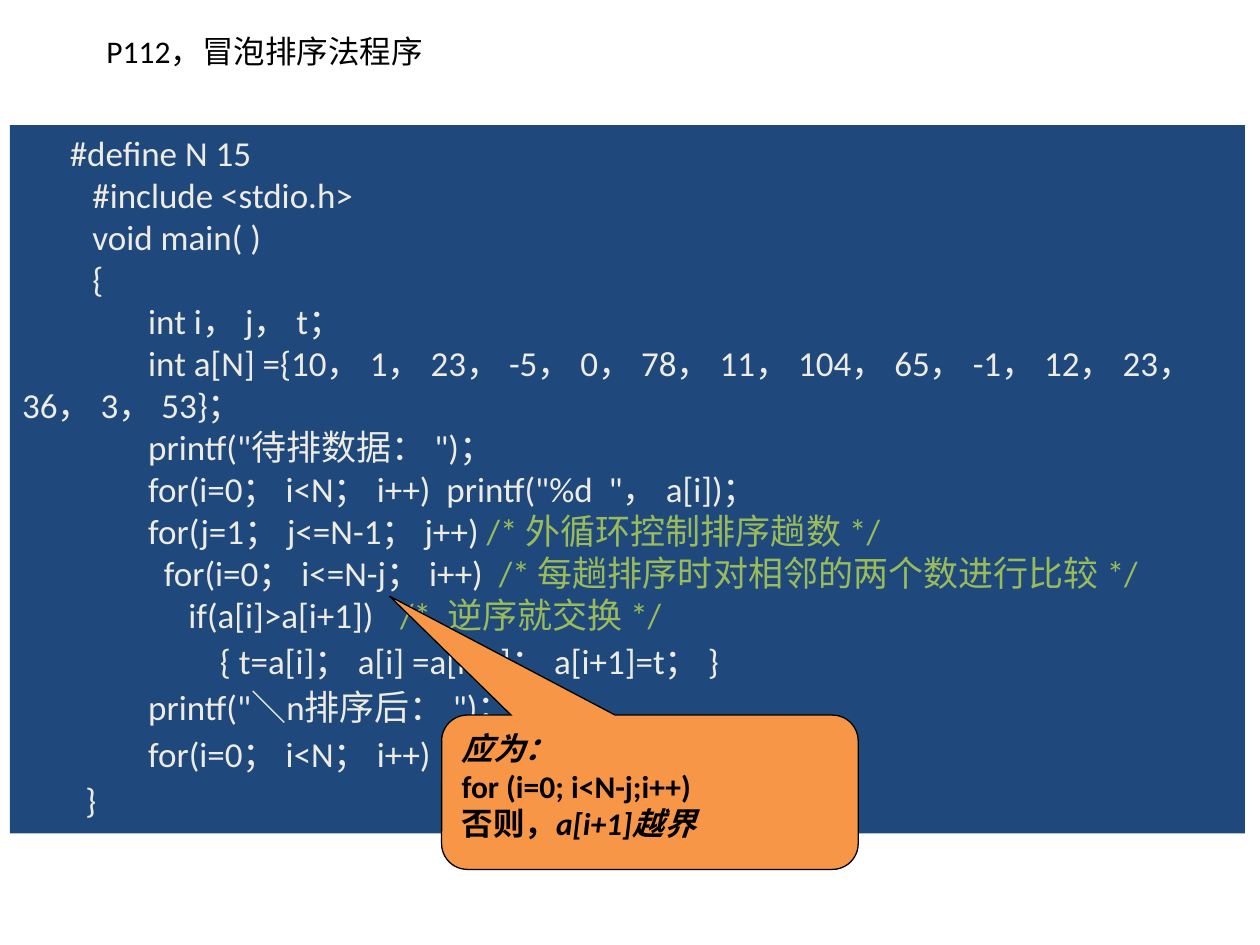
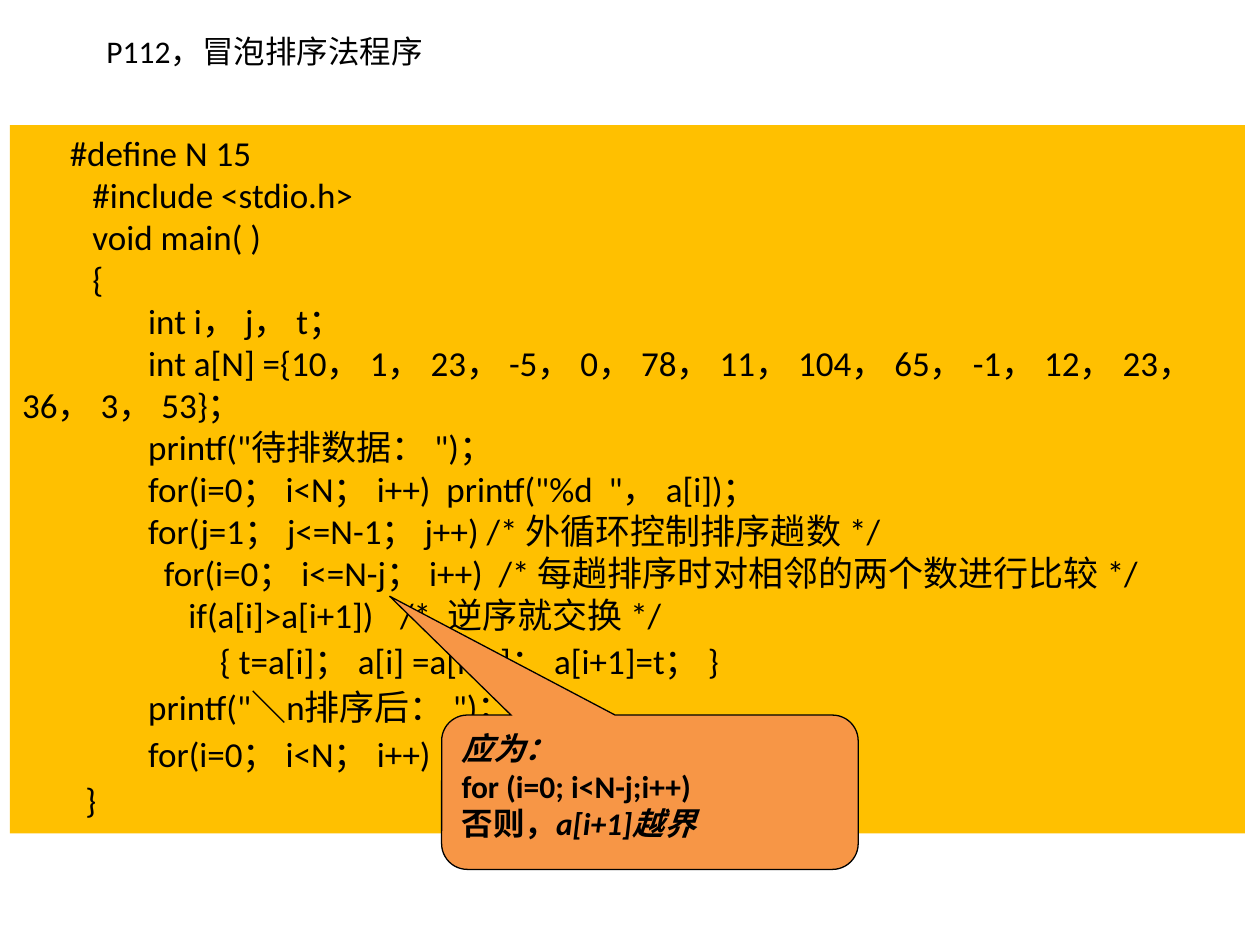
Before and after one commit to jtrfid/C-Repositories, a slide deck: slide 39 of 2016/上机安排.pptx. Drawn at 1260x945 pixels with LibreOffice and Linux fonts; fonts in the diff are those of the drawing. Boxes give left, top, right and bottom in pixels: in the first picture for what was removed or moved away, otherwise in the second. Text is boxed around its words. In the diff, an @@ line names an element or a change of style, - is before the commit and + after.

```diff
--- a/2016/上机安排.pptx
+++ b/2016/上机安排.pptx
@@ rectangle "#define N 15" at box(10, 125, 1245, 833): text colour #EEECE1 to #000000 in "#define N 15", "#include <stdio.h>", "void main( )", "{" and 11 more places; text colour #9BBB59 to #000000 in "/* 外循环控制排序趟数 */", "/* 每趟排序时对相邻的两个数进行比较 */", "/* 逆序就交换 */"; fill #1F497D to #FFC000 @@
```
Also in this commit, not shown: 3 other slides changed, 1 slide added, 2 other files.
